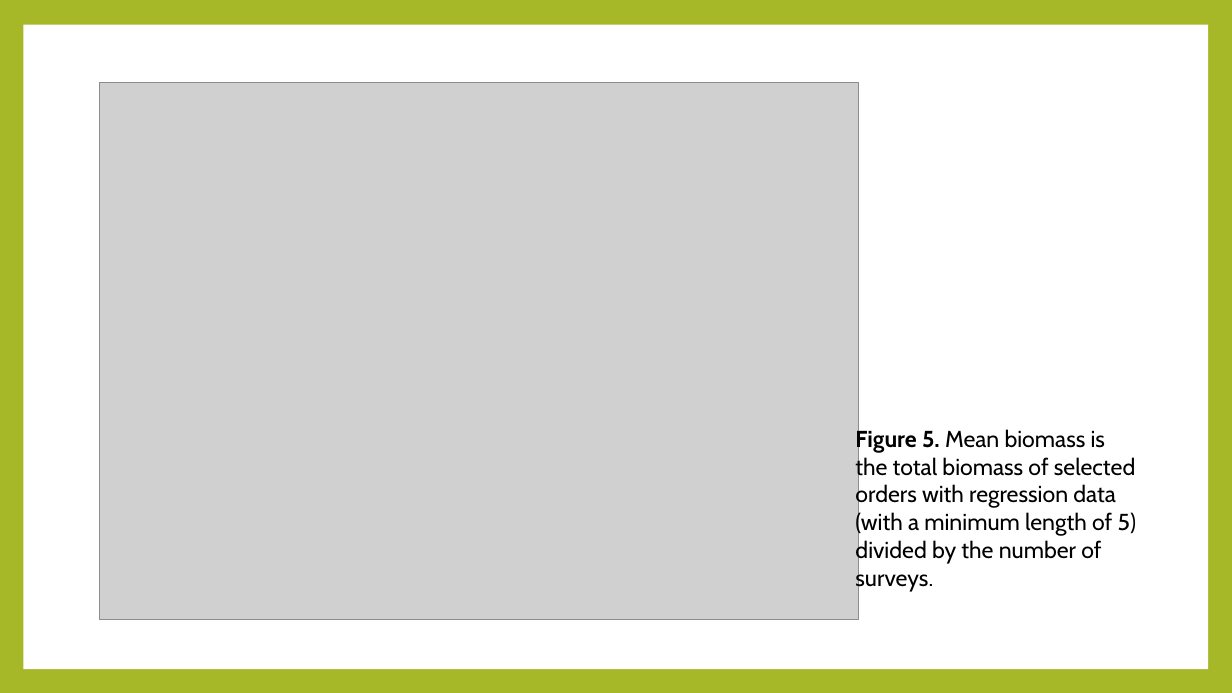
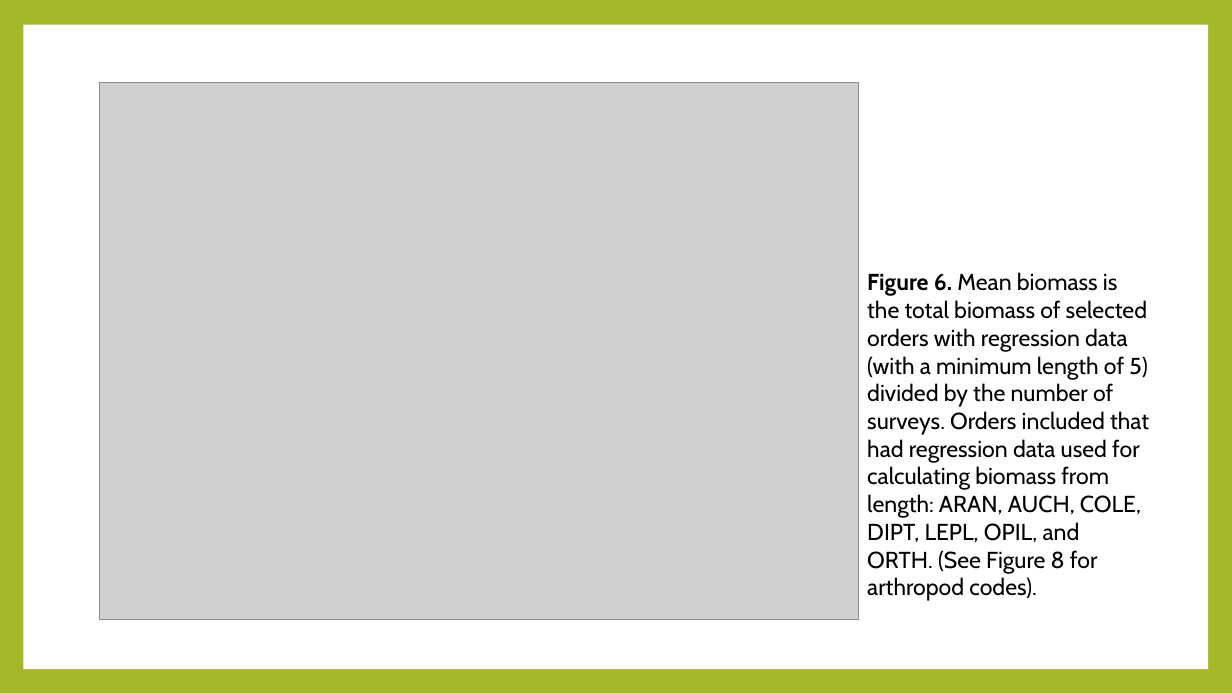
Before and after one commit to hurlbertlab/caterpillars-count-analysis, a slide deck: slide 7 of Caterpillars-Count.pptx. Drawn at 1232x693 pixels with LibreOffice and Linux fonts; fonts in the diff are those of the drawing; grey boxes stand for pictures. Boxes give left, top, right and bottom in pixels: in the first picture for what was removed or moved away, otherwise in the second. Text is boxed around its words. In the diff, an @@ line names an element or a change of style, - is before the commit and + after.

```diff
--- a/Caterpillars-Count.pptx
+++ b/Caterpillars-Count.pptx
@@ text at [867,272,1149,601]: text changed @@
-Figure 5. Mean biomass is the total biomass of selected orders with regression data (with a minimum length of 5) divided by the number of surveys.
+Figure 6. Mean biomass is the total biomass of selected orders with regression data (with a minimum length of 5) divided by the number of surveys. Orders included that had regression data used for calculating biomass from length: ARAN, AUCH, COLE, DIPT, LEPL, OPIL, and ORTH. (See Figure 8 for arthropod codes).
```
Also in this commit, not shown: 4 other slides changed, 5 slides added, 2 slides removed.
